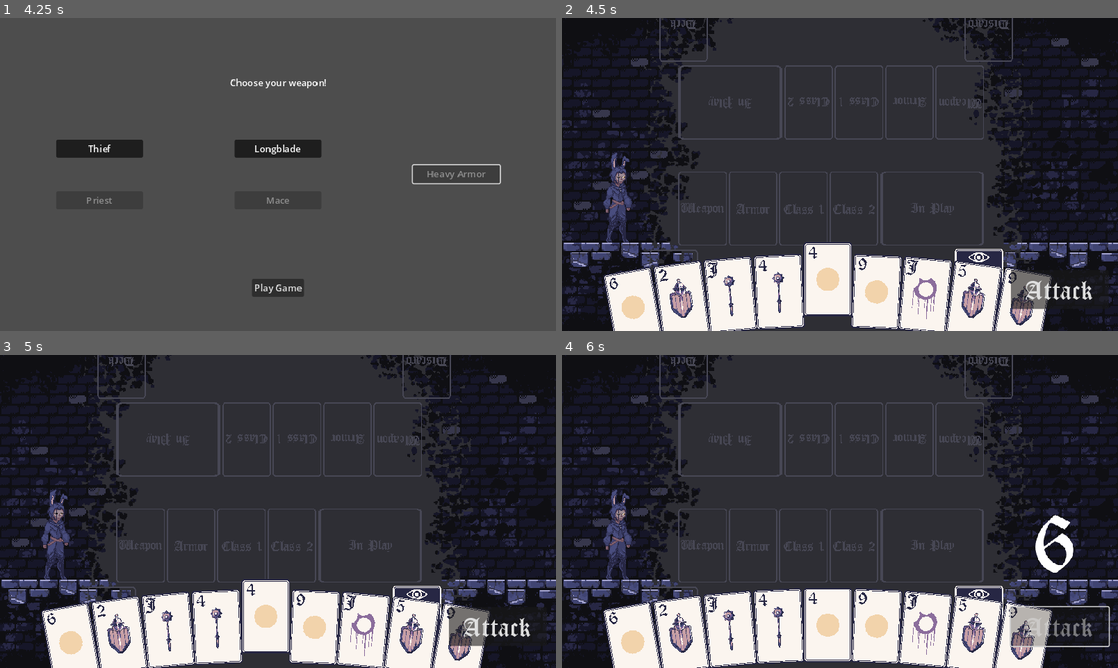
Above: before the commit, frames 1-4 (two rows, left to right).
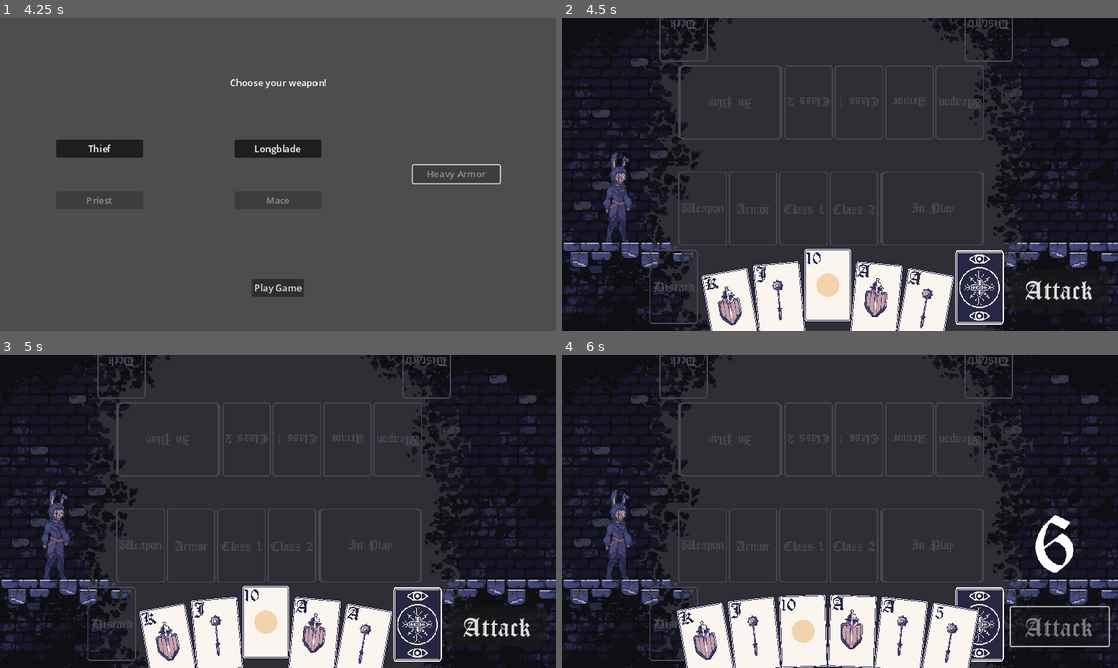
Above: after the commit, the same moments.

Repository: grahamcr4cker/PracticeCards
Game: Godot game, scene res://main_menu.tscn
Two runs of this game, one before a commit and one after it. Both use one fixed random seed, a clock stepped at 60 frames per second and the inputs below.
Inputs (mouse positions are in pixels of both pictures, inside the frame that each line leads up to):
- Up to frame 1 (4.25 s): click "Thief" at 0.5 s; click "Priest" at 1.25 s; click "Longblade" at 2 s; click "Mace" at 2.75 s; click "Heavy Armor" at 3.5 s
- Up to frame 2 (4.5 s): click "Play Game" at 4.25 s
- Up to frame 3 (5 s): no input
- Up to frame 4 (6 s): click (979, 624) at 5.02 s; click "Attack" at 5.75 s

Frame 1 is identical in both runs. In frame 2, 9.9% of the frame differs, in the area x 7-88%, y 71-100%; in frame 3, 10%; in frame 4, 10%, in the area x 7-89%, y 73-100%.

Commit message:
added in play

Diff:
--- /dev/null
+++ b/In Play.gd
@@ -0,0 +1,18 @@
+extends Node2D
+
+
+# Space between sprites in pixels
+var space_between = -50
+
+# Called when the node enters the scene tree for the first time.
+func _ready():
+	GameBoard.inPlayAdded.connect(_card_added_to_stack)
+
+
+func _card_added_to_stack(card):
+	add_child(GameBoard.duplicate_card(card))
+	var x_position = 0
+	for child in get_children():
+		child.position.x = x_position
+		x_position += child.texture.get_width() + space_between
+		child.get_node("Area2D").visible = false
--- a/PlayableCard.gd
+++ b/PlayableCard.gd
@@ -50,18 +50,20 @@
 func _on_area_2d_input_event(_viewport, _event, _shape_idx):
 	if Input.is_action_just_released("leftclick"):
 		was_clicked_on = true
-
-		match suit_type:
-			CardLibrary.SuitType.ARMOR:
-				GameBoard.add_armor_to_stack(duplicate())
-			CardLibrary.SuitType.WEAPON:
-				GameBoard.add_weapon_to_stack(duplicate())
-			CardLibrary.SuitType.CLASS_1:
-				GameBoard.add_class_1_to_stack(duplicate())
-			CardLibrary.SuitType.CLASS_2:
-				GameBoard.add_class_2_to_stack(duplicate())
-			_:
-				pass
+		if is_face_card:
+			GameBoard.add_in_play_to_stack(duplicate())
+		else:
+			match suit_type:
+				CardLibrary.SuitType.ARMOR:
+					GameBoard.add_armor_to_stack(duplicate())
+				CardLibrary.SuitType.WEAPON:
+					GameBoard.add_weapon_to_stack(duplicate())
+				CardLibrary.SuitType.CLASS_1:
+					GameBoard.add_class_1_to_stack(duplicate())
+				CardLibrary.SuitType.CLASS_2:
+					GameBoard.add_class_2_to_stack(duplicate())
+				_:
+					pass
 		queue_free()
 
 
--- /dev/null
+++ b/PlayableCard.gdshader
@@ -0,0 +1,5 @@
+shader_type canvas_item;
+
+void fragment() {
+	// Place fragment code here.
+}
--- a/PlayableCard.tscn
+++ b/PlayableCard.tscn
@@ -72,7 +72,7 @@
 
 [node name="PlayableCard" type="Sprite2D"]
 texture = ExtResource("1_il4xp")
-offset = Vector2(0, -2.85757)
+offset = Vector2(0, -5)
 script = ExtResource("2_sp0tm")
 
 [node name="Animation Player" type="AnimationPlayer" parent="."]
--- a/PlayerDeck.gd
+++ b/PlayerDeck.gd
@@ -1,16 +1,10 @@
-extends TextureButton
+extends Sprite2D
 
-#@onready var player_hand = $"../hand"
-#@onready var heavy_armor = preload("res://heavy_armor_cards.tscn").instantiate()
-#
-#func _ready():
-#	for card in heavy_armor.get_children():
-#		player_hand.add_child(card.duplicate())
 
-	# print(player_hand.get_children()) #<- this print indicates that all 13 cards are in the hand, for sure. We just need to figure out how to display them in the 2D node or Hbox.
+func _ready():
+	pass
 
-#	var heavy_armor_card = heavy_armor.get_children()
-#	var top_card = heavy_armor_card.pop_back().duplicate()
-#	var not_top_card = heavy_armor_card.pop_back().duplicate()
-#	player_hand.add_child(not_top_card)
-	#player_hand.add_child(top_card)
+
+func _on_area_2d_input_event(viewport, event, shape_idx):
+	if Input.is_action_just_released("leftclick"):
+		GameBoard.pop_card_from_deck()
--- a/armor_stack.gd
+++ b/armor_stack.gd
@@ -9,3 +9,8 @@
 	print("adding card")
 	var card = GameBoard.duplicate_card(old_card)
 	add_child(card)
+
+
+func _on_child_entered_tree(node):
+	if node is PlayableCard:
+		node.get_node("Area2D").visible = false
--- a/class_1_stack.gd
+++ b/class_1_stack.gd
@@ -8,3 +8,8 @@
 func _add_card(old_card):
 	var card = GameBoard.duplicate_card(old_card)
 	add_child(card)
+
+
+func _on_child_entered_tree(node):
+	if node is PlayableCard:
+		node.get_node("Area2D").visible = false
--- a/class_2_stack.gd
+++ b/class_2_stack.gd
@@ -8,3 +8,8 @@
 func _add_card(old_card):
 	var card = GameBoard.duplicate_card(old_card)
 	add_child(card)
+
+
+func _on_child_entered_tree(node):
+	if node is PlayableCard:
+		node.get_node("Area2D").visible = false
--- a/combat_dungeon.tscn
+++ b/combat_dungeon.tscn
@@ -1,8 +1,7 @@
-[gd_scene load_steps=16 format=3 uid="uid://bqw3vokrvf548"]
+[gd_scene load_steps=18 format=3 uid="uid://bqw3vokrvf548"]
 
 [ext_resource type="Script" path="res://combat_dungeon.gd" id="1_b0ku4"]
 [ext_resource type="Texture2D" uid="uid://g3ddrmm8t4rn" path="res://assets/Backgrounds/Background_Dungeon.png" id="1_cb83s"]
-[ext_resource type="Script" path="res://Roll Result Spawn Point.gd" id="1_foulw"]
 [ext_resource type="PackedScene" uid="uid://bpd4ggfpexeid" path="res://player.tscn" id="2_wg4p0"]
 [ext_resource type="Texture2D" uid="uid://bhwmi0xufos0m" path="res://assets/Card Art/card_back.png" id="3_futgi"]
 [ext_resource type="Script" path="res://PlayerDeck.gd" id="4_0vce2"]
@@ -13,9 +12,16 @@
 [ext_resource type="Script" path="res://Attack Button.gd" id="7_yu8p6"]
 [ext_resource type="Script" path="res://weapon_stack.gd" id="12_bsh32"]
 [ext_resource type="Script" path="res://class_1_stack.gd" id="13_xb74m"]
+[ext_resource type="Script" path="res://In Play.gd" id="14_3ktfv"]
 [ext_resource type="Script" path="res://class_2_stack.gd" id="14_u2x70"]
 
 [sub_resource type="RectangleShape2D" id="RectangleShape2D_gqok3"]
+size = Vector2(84, 129)
+
+[sub_resource type="RectangleShape2D" id="RectangleShape2D_is5qn"]
+size = Vector2(84, 129)
+
+[sub_resource type="RectangleShape2D" id="RectangleShape2D_lja5a"]
 size = Vector2(84, 129)
 
 [node name="playspace" type="Node2D"]
@@ -29,54 +35,6 @@
 [node name="Player" parent="." instance=ExtResource("2_wg4p0")]
 position = Vector2(103, 308)
 
-[node name="Roll Result Spawn Point" type="Control" parent="Player"]
-visible = false
-layout_mode = 3
-anchors_preset = 0
-offset_left = 730.0
-offset_top = 109.0
-offset_right = 759.0
-offset_bottom = 125.0
-script = ExtResource("1_foulw")
-
-[node name="player_deck" type="Container" parent="."]
-visible = false
-anchors_preset = -1
-anchor_left = 0.706
-anchor_top = 0.741
-anchor_right = 0.794
-anchor_bottom = 0.978
-offset_left = 678.0
-offset_top = 400.0
-offset_right = 678.0
-offset_bottom = 400.02
-tooltip_text = "Deck"
-mouse_default_cursor_shape = 2
-metadata/_edit_use_anchors_ = true
-
-[node name="discard" type="Container" parent="."]
-visible = false
-anchors_preset = -1
-anchor_left = 0.157
-anchor_top = 0.741
-anchor_right = 0.245
-anchor_bottom = 0.978
-offset_left = 151.0
-offset_top = 400.0
-offset_right = 151.0
-offset_bottom = 400.02
-tooltip_text = "Discard"
-metadata/_edit_use_anchors_ = true
-
-[node name="weapon_stack" type="Container" parent="."]
-visible = false
-offset_left = 201.0
-offset_top = 265.0
-offset_right = 285.0
-offset_bottom = 393.0
-tooltip_text = "Discard"
-metadata/_edit_use_anchors_ = true
-
 [node name="armor_stack" type="Area2D" parent="."]
 position = Vector2(330, 329)
 script = ExtResource("5_dy6tx")
@@ -85,80 +43,16 @@
 [node name="CollisionShape2D" type="CollisionShape2D" parent="armor_stack"]
 shape = SubResource("RectangleShape2D_gqok3")
 
-[node name="class1_stack" type="Container" parent="."]
-visible = false
-anchors_preset = -1
-anchor_left = 0.391
-anchor_top = 0.491
-anchor_right = 0.478
-anchor_bottom = 0.728
-offset_left = 375.0
-offset_top = 265.0
-offset_right = 375.48
-offset_bottom = 265.02
-tooltip_text = "Discard"
-metadata/_edit_use_anchors_ = true
-
-[node name="class2_stack" type="Container" parent="."]
-visible = false
-anchors_preset = -1
-anchor_left = 0.481
-anchor_top = 0.491
-anchor_right = 0.569
-anchor_bottom = 0.728
-offset_left = 462.0
-offset_top = 265.0
-offset_right = 462.0
-offset_bottom = 265.02
-tooltip_text = "Discard"
-metadata/_edit_use_anchors_ = true
-
-[node name="player_inplay" type="Container" parent="."]
-visible = false
-anchors_preset = -1
-anchor_left = 0.573
-anchor_top = 0.491
-anchor_right = 0.759
-anchor_bottom = 0.728
-offset_left = 550.0
-offset_top = 265.0
-offset_right = 550.44
-offset_bottom = 265.02
-tooltip_text = "Discard"
-metadata/_edit_use_anchors_ = true
-
-[node name="Player Deck" type="TextureButton" parent="."]
-anchors_preset = -1
-anchor_left = 0.706
-anchor_top = 0.737
-anchor_right = 0.794
-anchor_bottom = 0.974
-offset_left = 678.0
-offset_top = 398.0
-offset_right = 762.0
-offset_bottom = 526.0
-texture_normal = ExtResource("3_futgi")
-texture_pressed = ExtResource("3_futgi")
-texture_hover = ExtResource("3_futgi")
+[node name="Player Deck" type="Sprite2D" parent="."]
+position = Vector2(721, 465)
+texture = ExtResource("3_futgi")
 script = ExtResource("4_0vce2")
 metadata/_edit_use_anchors_ = true
 
-[node name="Player_hand" type="HBoxContainer" parent="."]
-visible = false
-anchors_preset = -1
-anchor_left = 0.253
-anchor_top = 0.744
-anchor_right = 0.7
-anchor_bottom = 0.972
-offset_left = 239.0
-offset_top = 402.0
-offset_right = 242.88
-offset_bottom = 402.0
-grow_horizontal = 2
-grow_vertical = 2
-theme_override_constants/separation = 2
-alignment = 1
-metadata/_edit_use_anchors_ = true
+[node name="Area2D" type="Area2D" parent="Player Deck"]
+
+[node name="CollisionShape2D" type="CollisionShape2D" parent="Player Deck/Area2D"]
+shape = SubResource("RectangleShape2D_is5qn")
 
 [node name="hand" type="Node2D" parent="."]
 position = Vector2(459, 500)
@@ -198,4 +92,19 @@
 [node name="CollisionShape2D" type="CollisionShape2D" parent="class_2_stack"]
 shape = SubResource("RectangleShape2D_gqok3")
 
+[node name="In Play" type="Node2D" parent="."]
+position = Vector2(590, 329)
+script = ExtResource("14_3ktfv")
+
+[node name="Discard" type="Area2D" parent="."]
+position = Vector2(192, 464)
+
+[node name="CollisionShape2D" type="CollisionShape2D" parent="Discard"]
+shape = SubResource("RectangleShape2D_lja5a")
+
+[connection signal="child_entered_tree" from="armor_stack" to="armor_stack" method="_on_child_entered_tree"]
+[connection signal="input_event" from="Player Deck/Area2D" to="Player Deck" method="_on_area_2d_input_event"]
 [connection signal="pressed" from="Attack Button" to="Player" method="_on_attack_button_pressed"]
+[connection signal="child_entered_tree" from="weapon_stack2" to="weapon_stack2" method="_on_child_entered_tree"]
+[connection signal="child_entered_tree" from="class_1_stack" to="class_1_stack" method="_on_child_entered_tree"]
+[connection signal="child_entered_tree" from="class_2_stack" to="class_2_stack" method="_on_child_entered_tree"]
--- a/game_board.gd
+++ b/game_board.gd
@@ -10,58 +10,69 @@
 signal class2Popped
 signal discardAdded
 signal discardPopped
+signal handCardAdded
 signal handCardPopped
+signal cardPoppedFromDeck
+signal inPlayAdded
+signal inPlayPopped
 
-var armor := []
-var weapon := []
-var class_1 := []
-var class_2 := []
-var discard := []
+var _player_deck := []
 
-func add_armor_to_stack(card):
-	armor.append(card)
+func add_card_to_deck(card: PlayableCard):
+	_player_deck.append(card)
+
+func pop_card_from_deck() -> PlayableCard:
+	var popped_card = _player_deck.pop_back()
+	cardPoppedFromDeck.emit(popped_card)
+	return popped_card
+
+func get_deck() -> Array:
+	return _player_deck
+
+func shuffle_deck():
+	_player_deck.shuffle()
+
+func add_armor_to_stack(card: PlayableCard):
 	armorAdded.emit(card)
 
-func add_weapon_to_stack(card):
-	weapon.append(card)
+func add_weapon_to_stack(card: PlayableCard):
 	weaponAdded.emit(card)
 
-func add_class_1_to_stack(card):
-	class_1.append(card)
+func add_class_1_to_stack(card: PlayableCard):
 	class1Added.emit(card)
 
-func add_class_2_to_stack(card):
-	class_2.append(card)
+func add_class_2_to_stack(card: PlayableCard):
 	class2Added.emit(card)
 
-func add_discard_to_stack(card):
-	discard.append(card)
+func add_discard_to_stack(card: PlayableCard):
 	discardAdded.emit(card)
 
-func pop_armor_from_stack() -> PlayableCard:
-	var card = armor.pop_back()
-	armorPopped.emit(card)
-	return card
+func add_card_to_hand(card: PlayableCard):
+	handCardAdded.emit(card)
 
-func pop_weapon_from_stack() -> PlayableCard:
-	var card = weapon.pop_back()
-	weaponPopped.emit(card)
-	return card
+func add_in_play_to_stack(card: PlayableCard):
+	inPlayAdded.emit(card)
 
-func pop_class_1_from_stack() -> PlayableCard:
-	var card = class_1.pop_back()
-	class1Popped.emit(card)
-	return card
+func pop_armor_from_stack():
+	armorPopped.emit()
 
-func pop_class_2_from_stack() -> PlayableCard:
-	var card = class_2.pop_back()
-	class2Popped.emit(card)
-	return card
+func pop_weapon_from_stack():
+	weaponPopped.emit()
 
-func pop_discard_from_stack() -> PlayableCard:
-	var card = discard.pop_back()
-	discardPopped.emit(card)
-	return card
+func pop_class_1_from_stack():
+	class1Popped.emit()
+
+func pop_class_2_from_stack():
+	class2Popped.emit()
+
+func pop_discard_from_stack():
+	discardPopped.emit()
+
+func pop_card_from_hand():
+	handCardPopped.emit()
+
+func pop_in_play_from_stack():
+	inPlayPopped.emit()
 
 func duplicate_card(old_card) -> PlayableCard:
 	var card = preload("res://PlayableCard.tscn").instantiate()
--- a/hand.gd
+++ b/hand.gd
@@ -1,17 +1,21 @@
 extends Node2D
 
 
-@export var hand_count := 9
+@export var hand_count := 5
 
 const ANIMATION_SPEED := .15
 
 func _ready():
-	GameBoard.handCardPopped.connect(_position_card)
+	GameBoard.handCardPopped.connect(_position_cards)
+	GameBoard.cardPoppedFromDeck.connect(_add_card_from_deck)
 	populate_hand()
-	_position_card()
+	_position_cards()
 
+func _add_card_from_deck(card):
+	add_child(card)
+	_position_cards()
 
-func _position_card():
+func _position_cards():
 	# Space between sprites in pixels
 	var space_between = 0
 	# Maximum rotation angle in degrees
@@ -60,4 +64,4 @@
 
 func populate_hand():
 	for index in range(hand_count):
-		add_child(PlayerDeckChoices.pop_card())
+		add_child(GameBoard.pop_card_from_deck())
--- a/main_menu.gd
+++ b/main_menu.gd
@@ -82,10 +82,10 @@
 				add_cards_to_player_deck(CardLibrary.suits["venom"].cards)
 			_:
 				pass
-	PlayerDeckChoices.shuffle_deck()
+	GameBoard.shuffle_deck()
 	get_tree().change_scene_to_file("res://combat_dungeon.tscn")
 
 func add_cards_to_player_deck(card_list):
 	for card in card_list:
 		print(card)
-		PlayerDeckChoices.add_card(card)
+		GameBoard.add_card_to_deck(card)
--- a/player_deck_choices.gd
+++ b/player_deck_choices.gd
@@ -1,17 +1 @@
 extends Node
-
-
-var _player_deck := []
-
-func add_card(card: PlayableCard):
-	_player_deck.append(card)
-
-func pop_card() -> PlayableCard:
-	var popped_card = _player_deck.pop_back()
-	return popped_card
-
-func get_deck() -> Array:
-	return _player_deck
-
-func shuffle_deck():
-	_player_deck.shuffle()
--- a/weapon_stack.gd
+++ b/weapon_stack.gd
@@ -8,3 +8,8 @@
 func _add_card(old_card):
 	var card = GameBoard.duplicate_card(old_card)
 	add_child(card)
+
+
+func _on_child_entered_tree(node):
+	if node is PlayableCard:
+		node.get_node("Area2D").visible = false
